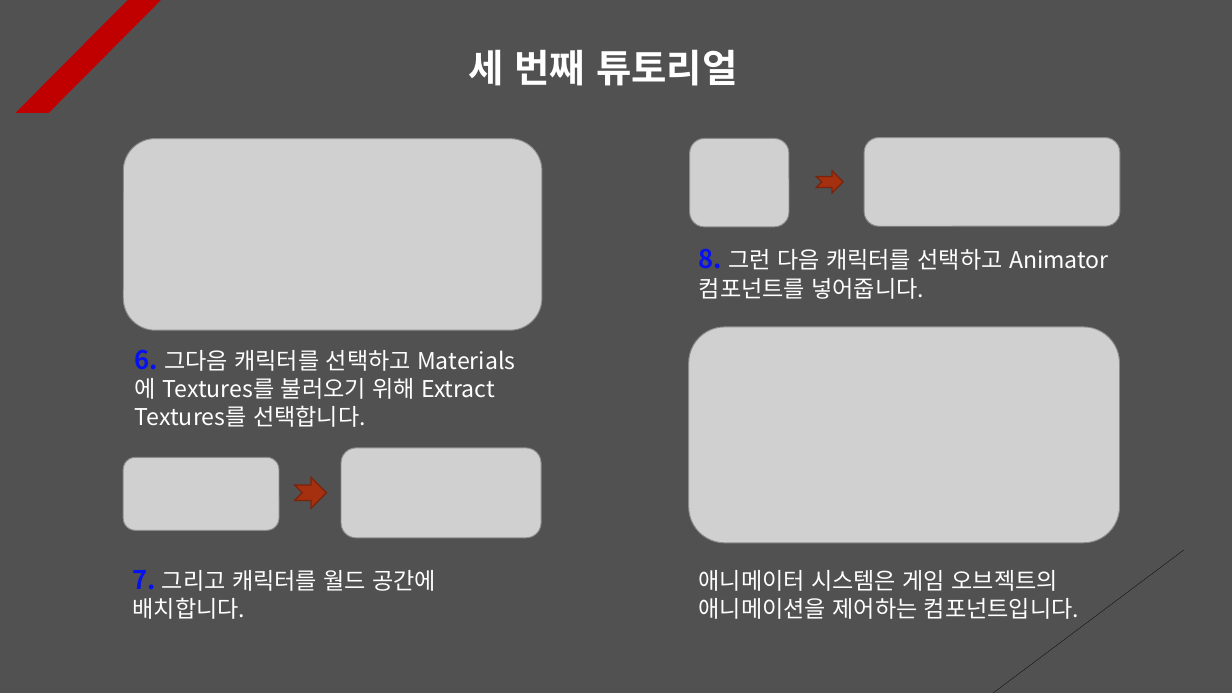
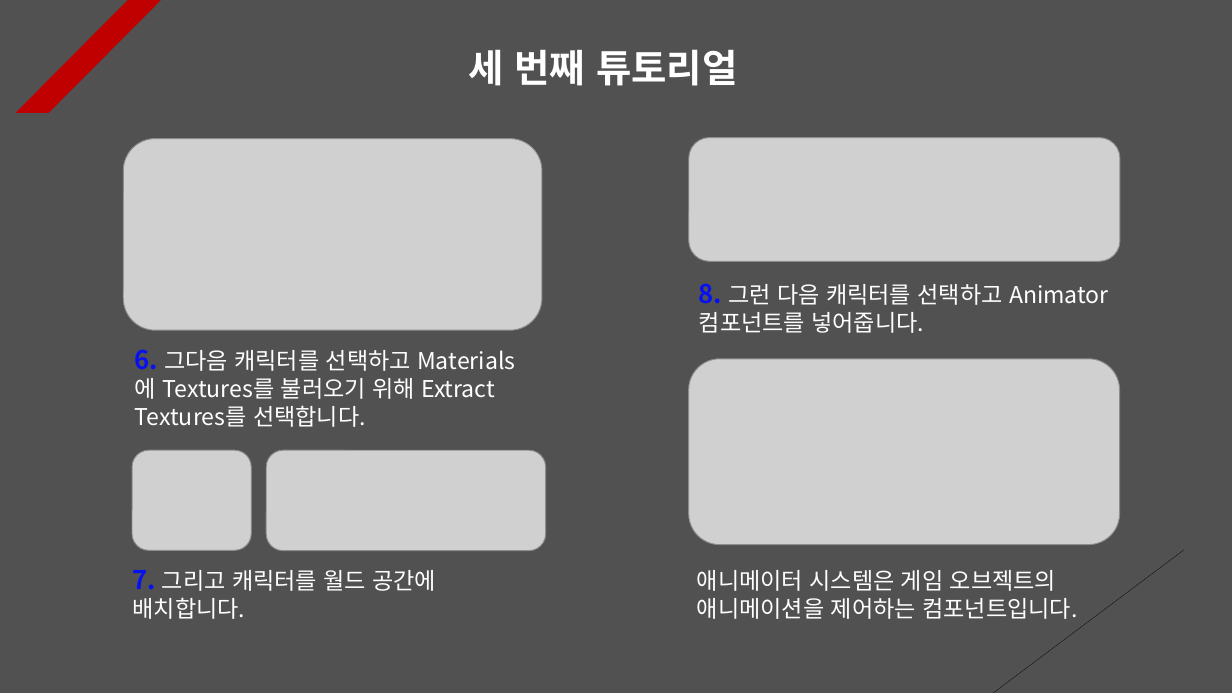
Before and after one commit to Unity2033/3D-UnityEngine, a slide deck: slide 3 of Assets/Class/Animator/PPT Data/Animator Example.pptx. Drawn at 1232x693 pixels with LibreOffice and Linux fonts; fonts in the diff are those of the drawing; grey boxes stand for pictures. Boxes give left, top, right and bottom in pixels: in the first picture for what was removed or moved away, otherwise in the second. Text is boxed around its words. In the diff, an @@ line names an element or a change of style, - is before the commit and + after.

```diff
--- a/Assets/Class/Animator/PPT Data/Animator Example.pptx
+++ b/Assets/Class/Animator/PPT Data/Animator Example.pptx
@@ picture: place and size @@
-picture at <box>864,138,1120,226</box>
+picture at <box>689,138,1120,262</box>
@@ picture removed at <box>689,139,789,227</box> @@
@@ notched right arrow removed at <box>816,171,843,193</box> @@
@@ text "8. 그런 다음 캐릭터를 선택하고 ...": place and size @@
-text "8. 그런 다음 캐릭터를 선택하고 ..." at <box>699,248,1109,299</box>
+text "8. 그런 다음 캐릭터를 선택하고 ..." at <box>699,283,1109,333</box>
@@ picture: place and size @@
-picture at <box>689,327,1119,543</box>
+picture at <box>689,359,1119,544</box>
@@ picture: place and size @@
-picture at <box>123,457,279,531</box>
+picture at <box>132,450,251,550</box>
@@ picture: place and size @@
-picture at <box>341,448,542,538</box>
+picture at <box>266,450,545,551</box>
@@ notched right arrow removed at <box>295,478,327,508</box> @@
```
Also in this commit, not shown: 11 other slides changed, 1 slide added, 1 slide removed, 46 other files.
